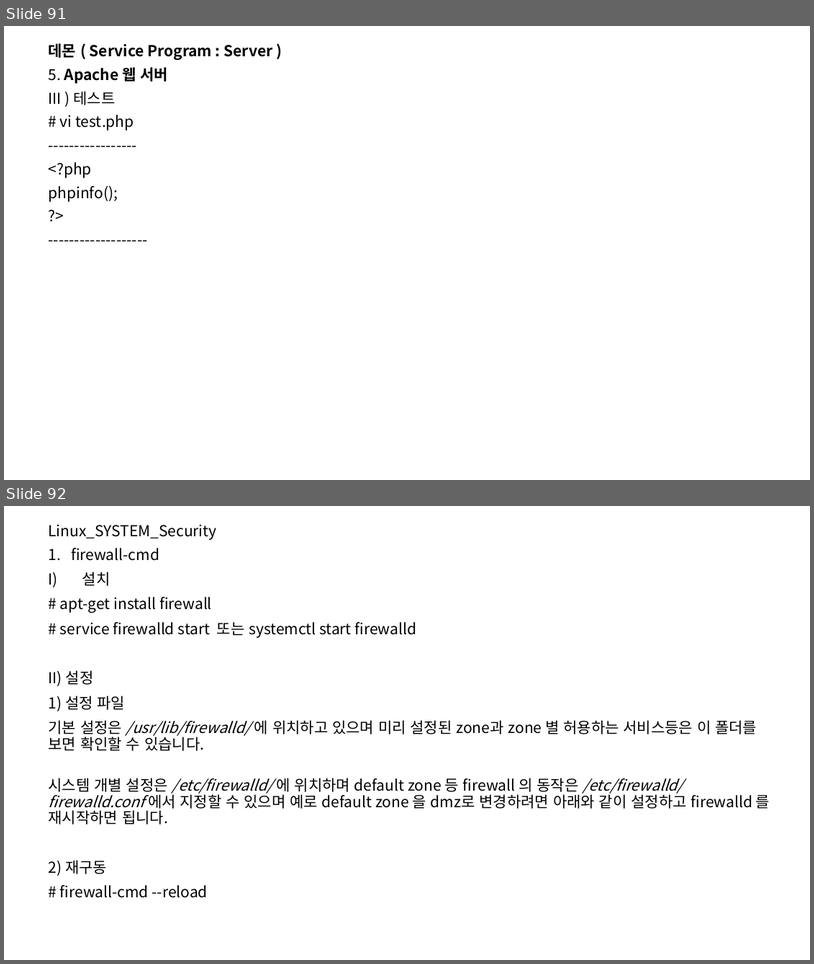
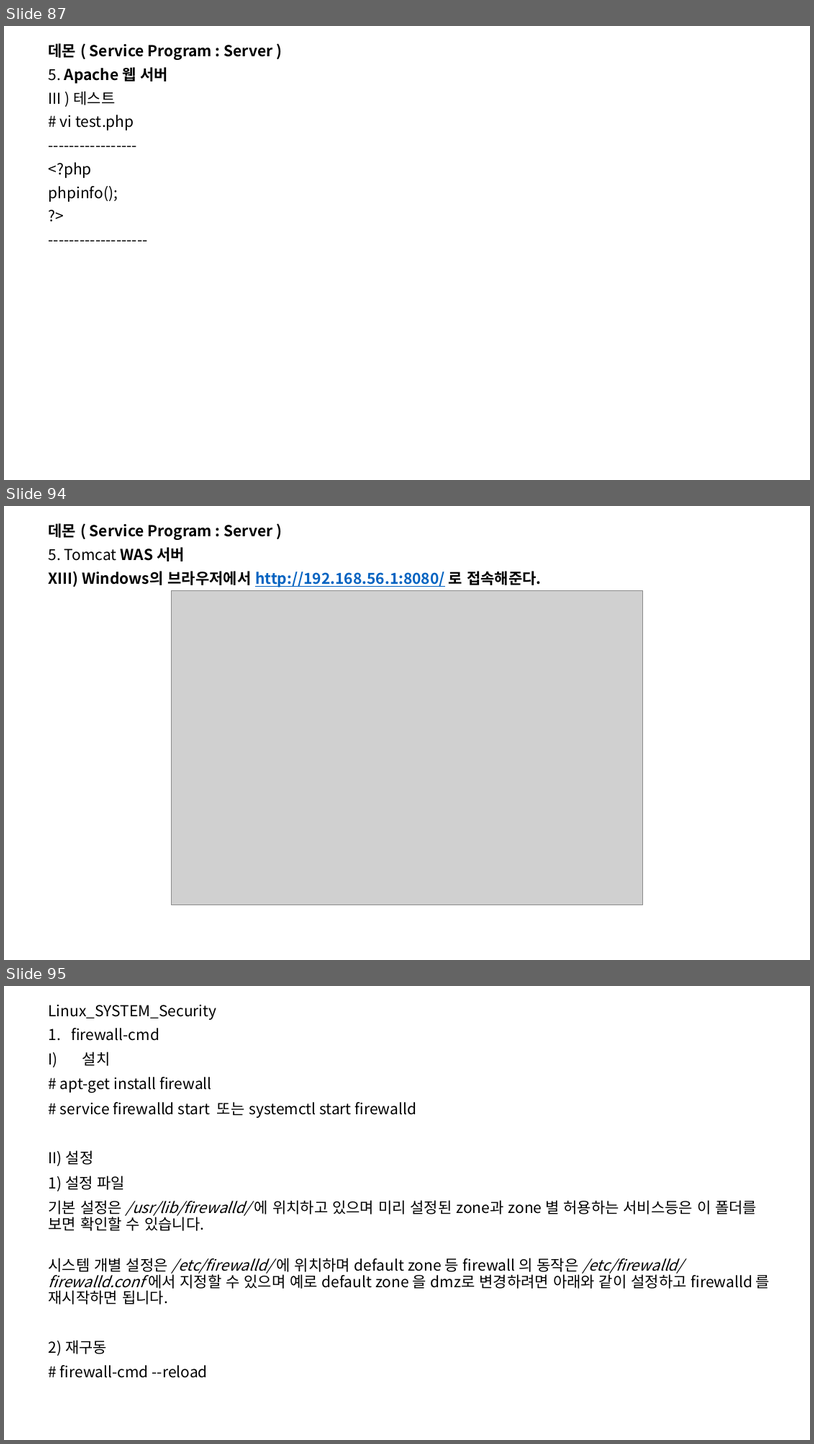
Before and after one commit to SoongMoo/PBL_3st_20231228, a slide deck: linux/리눅스.pptx. Shown one above the other, each under a label of ours: slides 91 and 92 before the commit, slides 87, 94 and 95 after it; the slides between them are not shown. The pictures are 814x964 and 814x1444 pixels, drawn with LibreOffice and Linux fonts; fonts in the diff are those of the drawing; grey boxes stand for pictures. Boxes give left, top, right and bottom in pixels: in the first picture for what was removed or moved away, otherwise in the second. Text is boxed around its words. In the diff, an @@ line names an element or a change of style, - is before the commit and + after.

```diff
--- a/linux/리눅스.pptx
+++ b/linux/리눅스.pptx
@@ slide 94 added at (4,506,810,960), background #FFFFFF @@
@@ subtitle added at (49,523,541,587), 18 pt, text #000000, bold @@
+데몬 ( Service Program : Server )
+5. Tomcat WAS 서버
+XIII) Windows의 브라우저에서 http://192.168.56.1:8080/ 로 접속해준다.
@@ picture added at (171,591,643,905) @@
@@ what was slide 91 is now slide 87 @@
@@ what was slide 92 is now slide 95 @@
```
Also in this commit, not shown: 1 slide changed, 6 other slides added, 4 slides removed.
